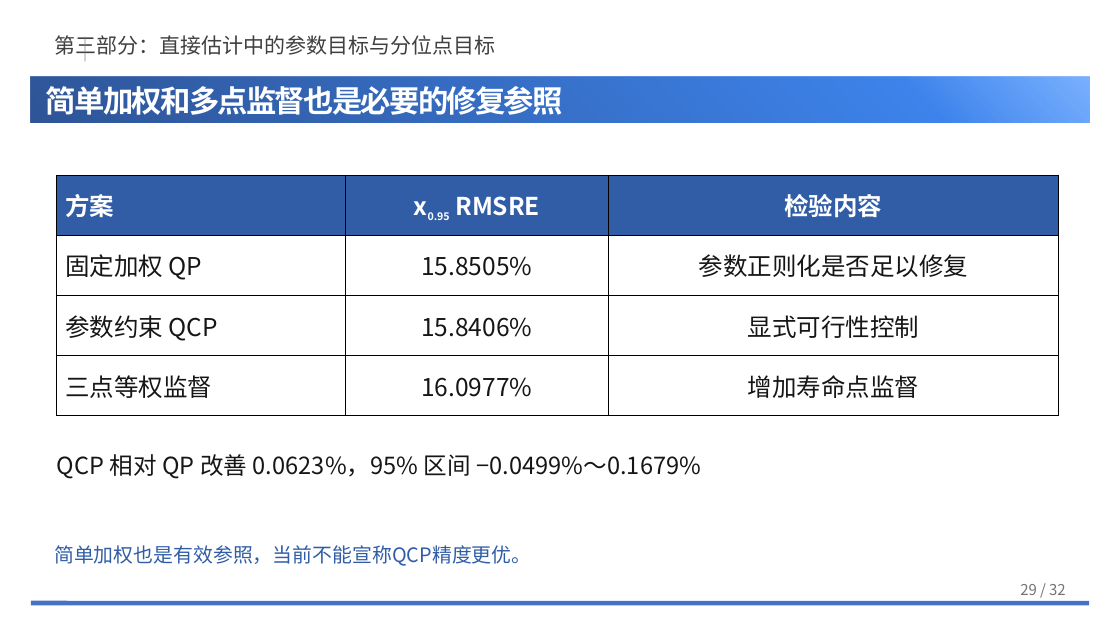
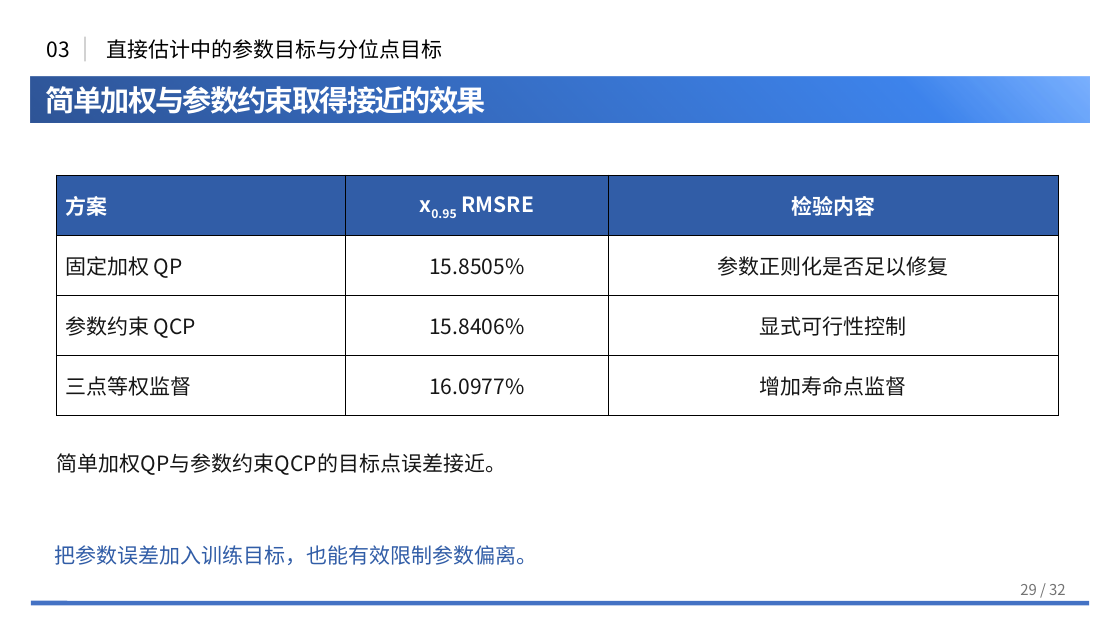
Before and after one commit to NEUwpy/weibull.work, a slide deck: slide 29 of docs/组会汇报/2026-09-三项研究更新汇报/260907组会.pptx. Drawn at 1120x630 pixels with LibreOffice and Linux fonts; fonts in the diff are those of the drawing; background and template pictures are left out. Boxes give left, top, right and bottom in pixels: in the first picture for what was removed or moved away, otherwise in the second. Text is boxed around its words. In the diff, an @@ line names an element or a change of style, - is before the commit and + after.

```diff
--- a/docs/组会汇报/2026-09-三项研究更新汇报/260907组会.pptx
+++ b/docs/组会汇报/2026-09-三项研究更新汇报/260907组会.pptx
@@ text added at box(46, 41, 69, 58), 18 pt, text #000000 @@
+03
@@ text at box(106, 39, 442, 59): text changed; text colour #404040 to #000000 @@
-第三部分：直接估计中的参数目标与分位点目标
+直接估计中的参数目标与分位点目标
@@ text at box(46, 86, 486, 114): text changed; size 26 to 25 pt @@
-简单加权和多点监督也是必要的修复参照
+简单加权与参数约束取得接近的效果
@@ table at box(57, 175, 1059, 415) @@
@@ size 21 to 18 pt @@
@@ size 15.8 to 18 pt in "x0.95" @@
@@ text at box(57, 453, 506, 475): text changed; size 20.2 to 18 pt @@
-QCP 相对 QP 改善 0.0623%，95% 区间 −0.0499%～0.1679%
+简单加权QP与参数约束QCP的目标点误差接近。
@@ text at box(54, 545, 537, 565): text changed; size 17 to 18 pt @@
-简单加权也是有效参照，当前不能宣称QCP精度更优。
+把参数误差加入训练目标，也能有效限制参数偏离。
```
Also in this commit, not shown: 27 other slides changed, 3 slides added, 3 slides removed, 4 other files.
